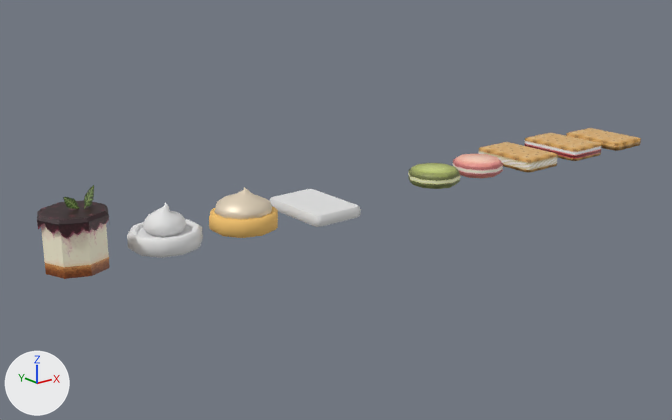
The Blender file Blender/B_Platforms.blend as it was, and as the next commit left it.
Both versions are drawn from a camera (50 mm lens) standing at (-10.4, -25.5, 10.1) and looking at (10.8, 1.0, -0.6). The lights are fixed; the arrows at lower left show +X, +Y and +Z. The picture after the commit comes second.

In view in the first picture: 'CheeseCake', 'Circle', 'Circle.001', 'Koekje', 'Koekje.001', 'Koekje.002', 'Koekje.003', 'Macaron1', 'Macaron2'.
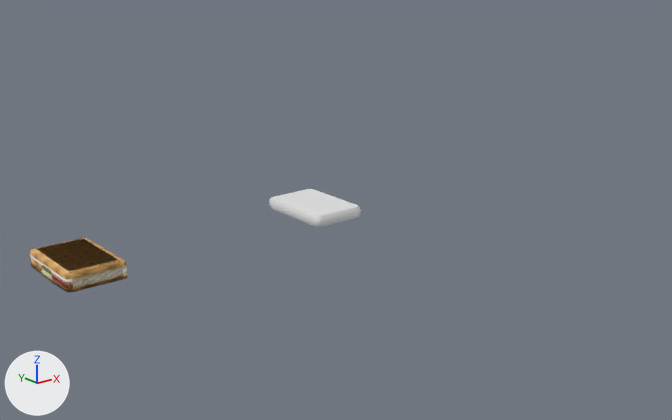
Where the newer file only moved an object's origin or applied its transform, the numbers keep the older frame.

Scene script edits in JSON lines:
```json
{"block": "me_cube_002", "where": "# used by ob_koekje_001; location = (26.0, 0.0, 0.2); scale = (1.0, 1.5, 0.15)"}
{"op": "remove", "block": "me_cube_002", "code": "me_cube_002.from_pydata(...)  # 32 vertices, 38 faces; spans x -0.95..0.95, y -0.96..0.96, z -1.33..1.4"}
{"op": "add", "block": "me_cube_002", "code": "me_cube_002.from_pydata(...)  # 32 vertices, 38 faces; spans x -26.95..-25.05, y -0.96..0.96, z -2.67..0.07"}
{"block": "me_cube_002", "change": "me_cube_002 part 1: the whole mesh is moved by (-26.0, 0.0, -1.33)"}
{"block": "me_circle_002", "where": "# used by ob_macaron1; location = (15.0, 0.0, 0.3); scale = (0.868, 0.868, 1.0)"}
{"op": "remove", "block": "me_circle_002", "code": "me_circle_002.from_pydata(...)  # 72 vertices, 80 faces; spans x -1.15..1.15, y -1.21..1.21, z -0.3..0.3"}
{"op": "add", "block": "me_circle_002", "code": "me_circle_002.from_pydata(...)  # 72 vertices, 80 faces; spans x -18.43..-16.13, y -1.21..1.21, z -0.6..0.0"}
{"block": "me_circle_002", "change": "me_circle_002 part 2: the whole mesh is moved by (-17.28, 0.0, -0.3)"}
{"block": "me_circle_004", "where": "# used by ob_macaron2; location = (17.5, 0.0, 0.3); scale = (0.868, 0.868, 1.0)"}
{"op": "remove", "block": "me_circle_004", "code": "me_circle_004.from_pydata(...)  # 72 vertices, 80 faces; spans x -1.15..1.15, y -1.21..1.21, z -0.3..0.3"}
{"op": "add", "block": "me_circle_004", "code": "me_circle_004.from_pydata(...)  # 72 vertices, 80 faces; spans x -21.31..-19.01, y -1.21..1.21, z -0.6..0.0"}
{"block": "me_circle_004", "change": "me_circle_004 part 3: the whole mesh is moved by (-20.16, 0.0, -0.3)"}
{"block": "me_cube_003", "where": "# used by ob_koekje_002; location = (19.97, 0.0, 0.2); scale = (1.0, 1.5, 0.15)"}
{"op": "remove", "block": "me_cube_003", "code": "me_cube_003.from_pydata(...)  # 68 vertices, 74 faces; spans x -0.95..0.95, y -0.96..0.96, z -1.33..2.67"}
{"op": "add", "block": "me_cube_003", "code": "me_cube_003.from_pydata(...)  # 68 vertices, 74 faces; spans x -20.92..-19.01, y -0.96..0.96, z -2.67..1.33"}
{"block": "me_cube_003", "change": "me_cube_003 part 4: the whole mesh is moved by (-19.97, 0.0, -1.33)"}
{"block": "me_cube_004", "where": "# used by ob_koekje_003; location = (23.0, 0.0, 0.2); scale = (1.0, 1.5, 0.15)"}
{"op": "remove", "block": "me_cube_004", "code": "me_cube_004.from_pydata(...)  # 68 vertices, 74 faces; spans x -0.95..0.95, y -0.96..0.96, z -1.33..2.67"}
{"op": "add", "block": "me_cube_004", "code": "me_cube_004.from_pydata(...)  # 68 vertices, 74 faces; spans x -23.95..-22.05, y -0.96..0.96, z -2.67..1.33"}
{"block": "me_cube_004", "change": "me_cube_004 part 5: the whole mesh is moved by (-23.0, 0.0, -1.33)"}
{"op": "add", "block": "ob_circle", "code": "ob_circle.hide_set(True)"}
{"op": "add", "block": "ob_circle_001", "code": "ob_circle_001.hide_set(True)"}
{"op": "add", "block": "ob_cheesecake", "code": "ob_cheesecake.hide_set(True)"}
```

Pixel boxes [x1, y1, x2, y2] of what changed, in the pictures (672 x 420 px):
```json
{"object": "CheeseCake", "change": "hidden", "before": [37, 185, 110, 279]}
{"object": "Koekje.003", "change": "moved", "before": [524, 133, 602, 161], "after": [29, 238, 123, 292]}
{"object": "Circle", "change": "hidden", "before": [127, 202, 202, 258]}
{"object": "Circle.001", "change": "hidden", "before": [209, 187, 278, 238]}
{"object": "Koekje.002", "change": "moved", "before": [478, 142, 558, 172], "after": [82, 238, 127, 279]}
{"object": "Macaron1", "change": "moved", "before": [408, 163, 460, 189], "after": [41, 265, 54, 284], "on screen": "mostly hidden afterwards"}
{"object": "Koekje.001", "change": "moved", "before": [566, 128, 641, 151], "after": [30, 257, 123, 293]}
{"object": "Macaron2", "change": "moved", "before": [452, 154, 503, 178], "on screen": "not visible afterwards"}
```
